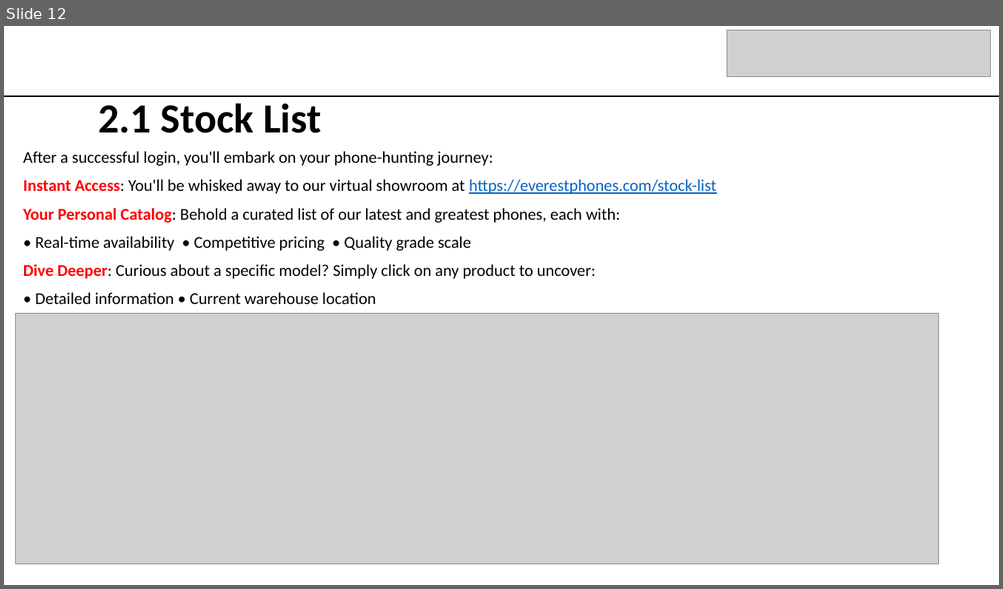
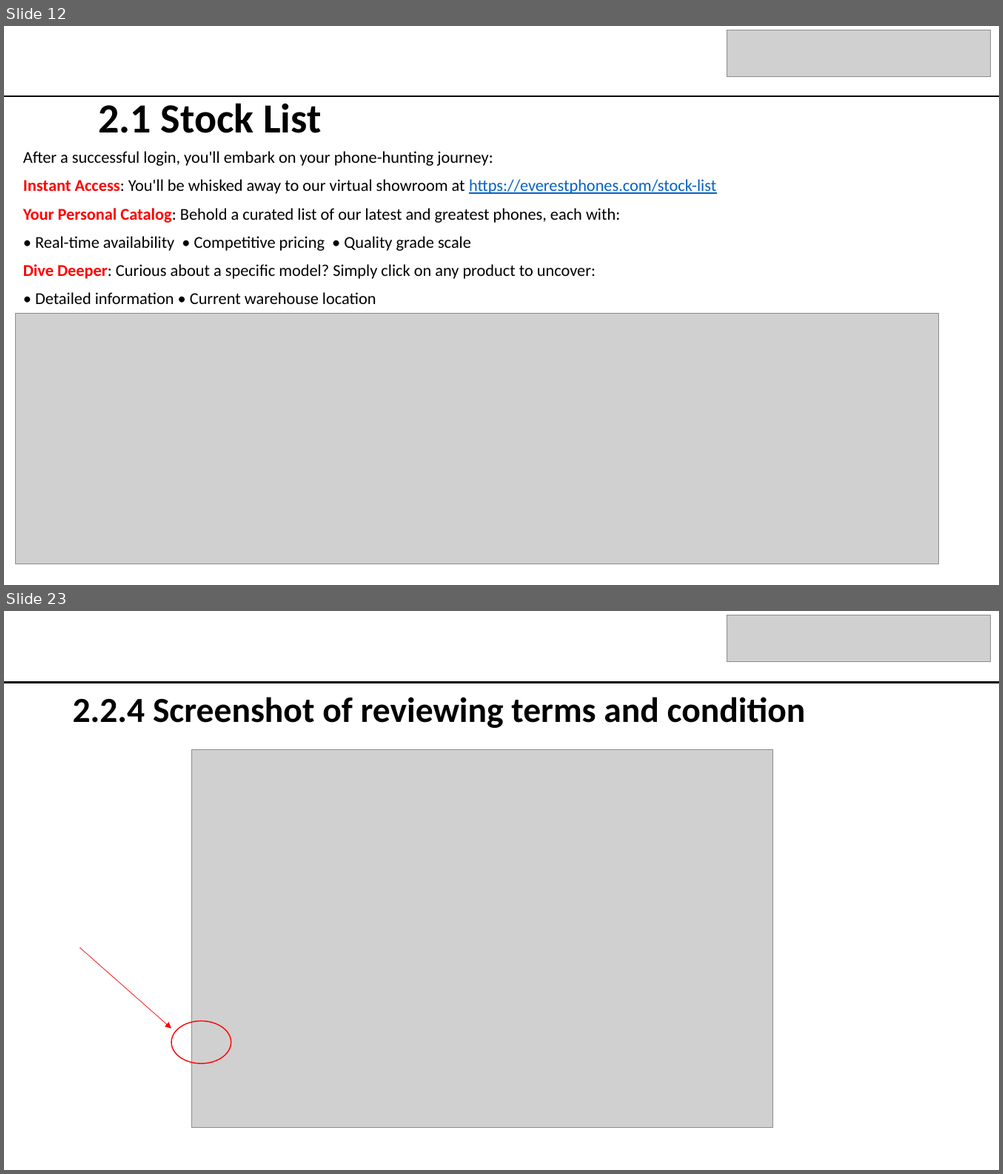
Before and after one commit to bidhan948/Everest-Phones-User-Manual, a slide deck: EVEREST PHONES.pptx. Shown one above the other, each under a label of ours: slide 12 before the commit, slides 12 and 23 after it; the slides between them are not shown. The pictures are 1003x589 and 1003x1174 pixels, drawn with LibreOffice and Linux fonts; fonts in the diff are those of the drawing; grey boxes stand for pictures. Boxes give left, top, right and bottom in pixels: in the first picture for what was removed or moved away, otherwise in the second. Text is boxed around its words. In the diff, an @@ line names an element or a change of style, - is before the commit and + after.

```diff
--- a/EVEREST PHONES.pptx
+++ b/EVEREST PHONES.pptx
@@ slide 23 added at (4, 611, 999, 1170), background #FFFFFF @@
@@ picture added at (727, 615, 990, 663) @@
@@ line added from (4, 683) to (999, 683), #000000 1.5 pt @@
@@ title added at (73, 697, 805, 728), 34 pt, text #000000, bold @@
+2.2.4 Screenshot of reviewing terms and condition
@@ picture added at (191, 750, 772, 1128) @@
@@ arrow added from (79, 948) to (171, 1029), #FF0000 0.5 pt @@
@@ ellipse added at (171, 1022, 231, 1064), outline #FF0000 1 pt @@
```
Also in this commit, not shown: 4 slides changed, 8 other slides added.
